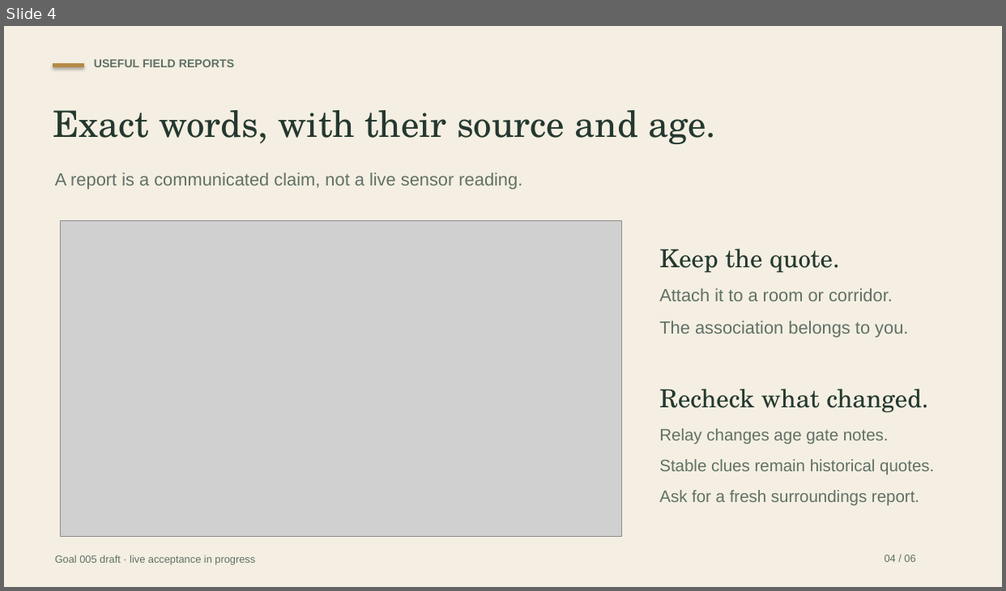
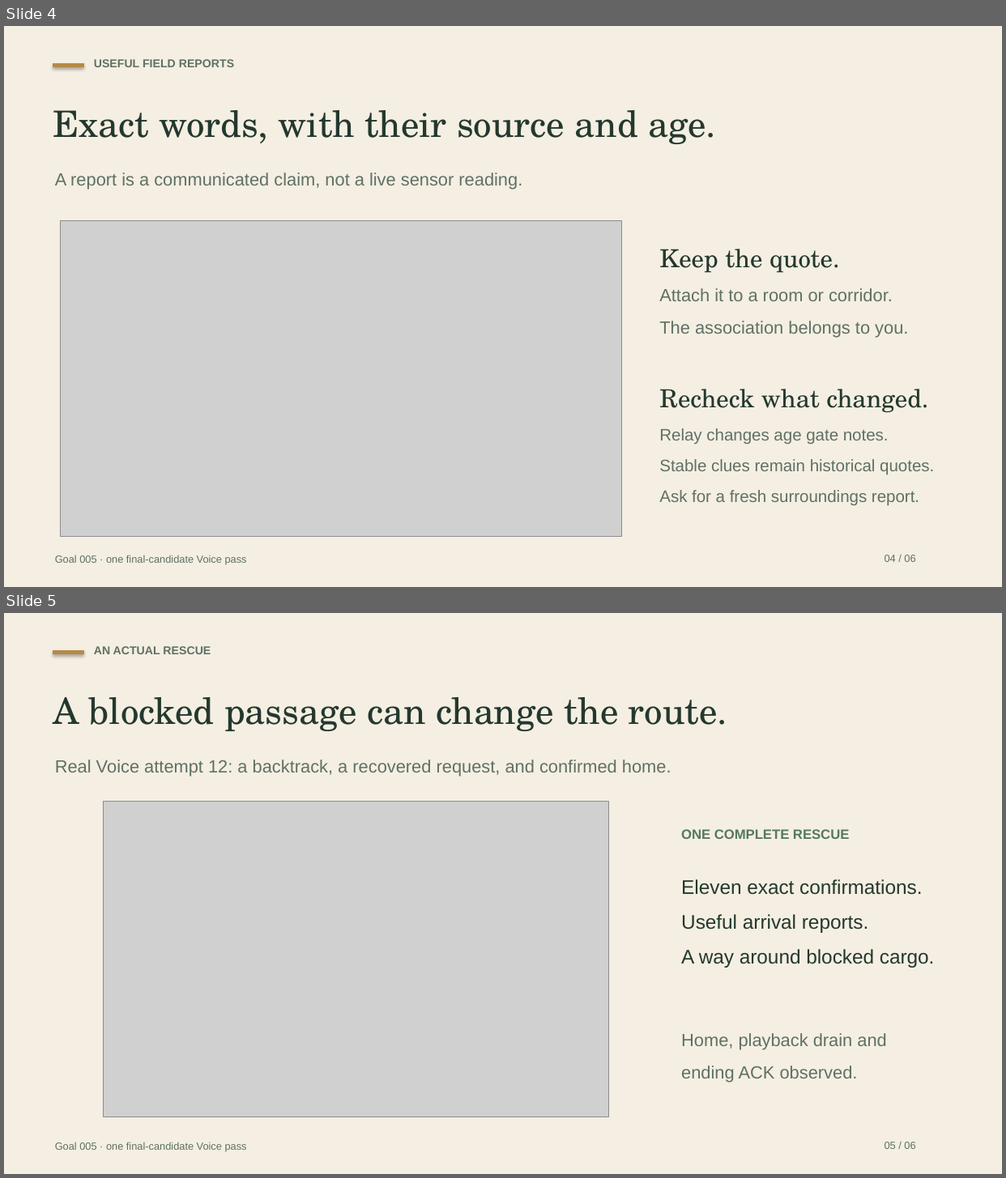
Before and after one commit to catlover-bot/talk-me-home, a slide deck: submission/Talk_Me_Home_Goal005_Pitch.pptx. Shown one above the other, each under a label of ours: slide 4 before the commit, slides 4 and 5 after it. The pictures are 1006x591 and 1006x1178 pixels, drawn with LibreOffice and Linux fonts; fonts in the diff are those of the drawing; grey boxes stand for pictures. Boxes give left, top, right and bottom in pixels: in the first picture for what was removed or moved away, otherwise in the second. Text is boxed around its words. In the diff, an @@ line names an element or a change of style, - is before the commit and + after.

Commit message:
Deliver Goal 005 evidence and local media with one verified Voice rescue
Record all eight consumed attempts, the final candidate's complete ordinary
Voice rescue, and its failed recovery sample without a remote ending ACK.
Keep the two-pass target unmet and preserve all historical accounting.

Deliver the Gallery demonstration, native pitch deck and PDF with actual
source provenance. Keep the MP4 local, public Live disabled and runtime/player
bytes identical to the frozen 2edf791 candidate.

```diff
--- a/submission/Talk_Me_Home_Goal005_Pitch.pptx
+++ b/submission/Talk_Me_Home_Goal005_Pitch.pptx
@@ slide 5 added at (4,613,1002,1174), background #F4EFE2 @@
@@ rectangle added at (53,650,84,654), fill #B58A46 @@
@@ text added at (94,646,211,654), 11 pt, text #607066, bold @@
+AN ACTUAL RESCUE
@@ text added at (53,697,727,731), 35 pt, text #24382F @@
+A blocked passage can change the route.
@@ text added at (55,760,671,777), 17 pt, text #607066 @@
+Real Voice attempt 12: a backtrack, a recovered request, and confirmed home.
@@ picture added at (104,802,609,1118) @@
@@ text added at (681,829,849,839), 13 pt, text #557862, bold @@
+ONE COMPLETE RESCUE
@@ text added at (681,879,935,968), 19 pt, text #24382F @@
+Eleven exact confirmations.
+Useful arrival reports.
+A way around blocked cargo.
@@ text added at (681,1033,886,1083), 17 pt, text #607066 @@
+Home, playback drain and
+ending ACK observed.
@@ text added at (55,1142,247,1152), 10 pt, text #607066 @@
+Goal 005 · one final-candidate Voice pass
@@ text added at (884,1142,915,1149), 10 pt, text #607066 @@
+05 / 06
@@ slide 4 changed as well @@
@@ text at (55,555,247,565): text changed @@
-Goal 005 draft · live acceptance in progress
+Goal 005 · one final-candidate Voice pass
```
Also in this commit, not shown: 4 other slides changed, 1 slide removed, 38 other files.
